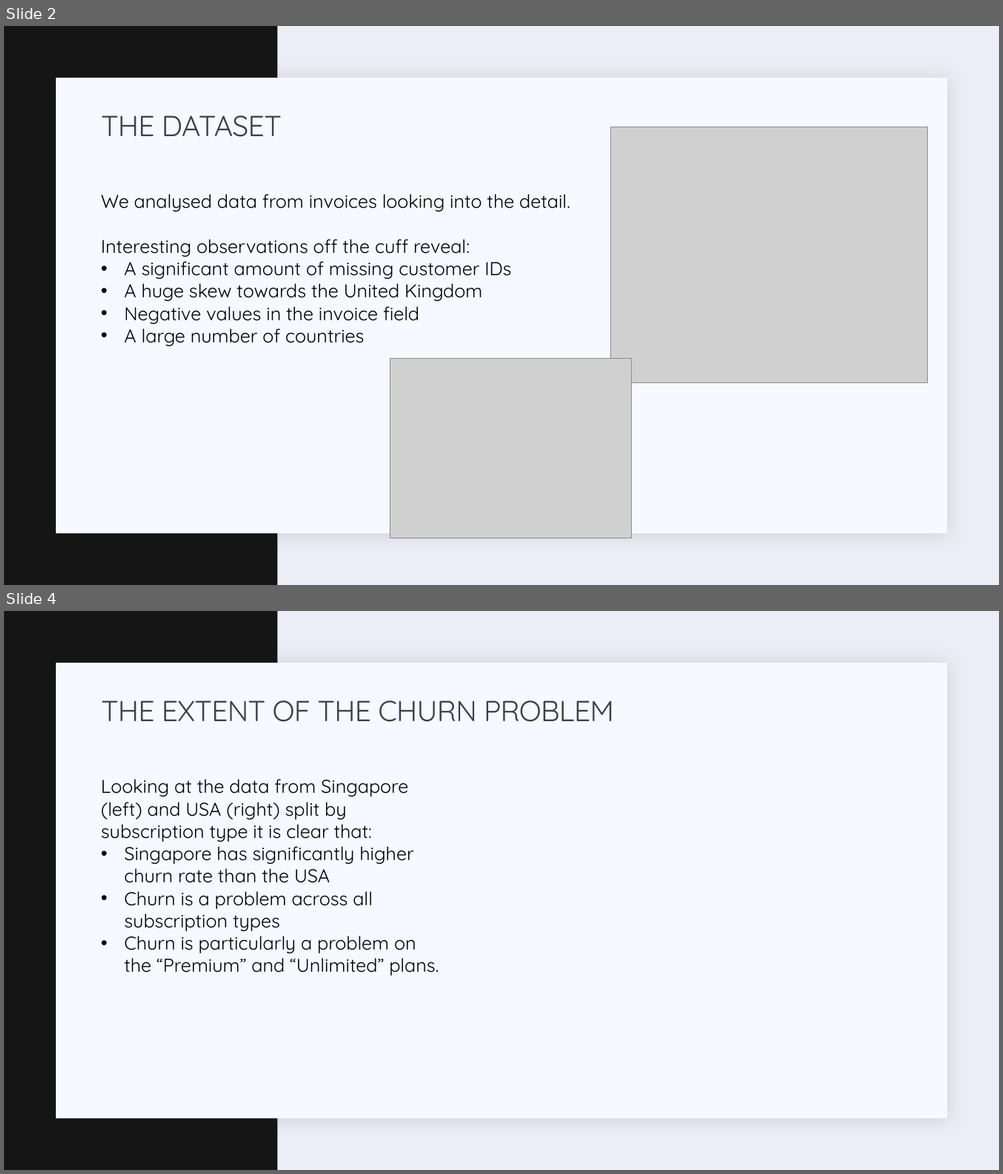
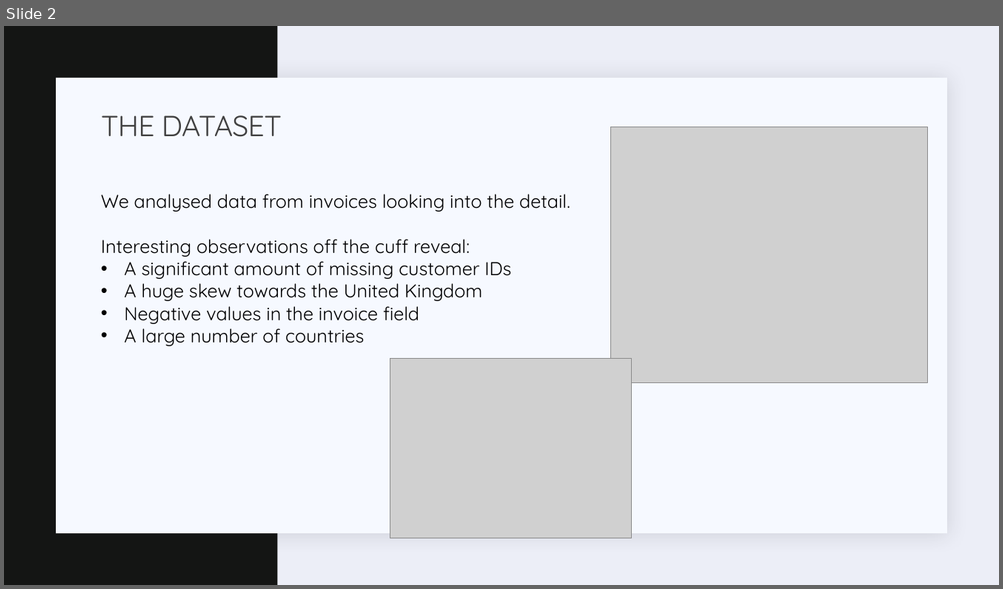
Before and after one commit to matthewpa/AVAAIL-Capstone-MP, a slide deck: Reports/AAVAIL_EDA_Report.pptx. Shown one above the other, each under a label of ours: slides 2 and 4 before the commit, slide 2 after it; the slides between them are not shown. The pictures are 1003x1174 and 1003x589 pixels, drawn with LibreOffice and Linux fonts; fonts in the diff are those of the drawing; grey boxes stand for pictures. Boxes give left, top, right and bottom in pixels: in the first picture for what was removed or moved away, otherwise in the second. Text is boxed around its words. In the diff, an @@ line names an element or a change of style, - is before the commit and + after.

```diff
--- a/Reports/AAVAIL_EDA_Report.pptx
+++ b/Reports/AAVAIL_EDA_Report.pptx
@@ slide 4 removed at [4, 611, 999, 1170], background #ECEEF7; not listed: 2 template elements that a slide beside it also shows @@
@@ title removed at [101, 701, 614, 722] @@
-THE EXTENT OF THE CHURN PROBLEM
@@ text removed at [101, 779, 438, 976] @@
-Looking at the data from Singapore (left) and USA (right) split by subscription type it is clear that:
-• Singapore has significantly higher churn rate than the USA
-• Churn is a problem across all subscription types
-• Churn is particularly a problem on the “Premium” and “Unlimited” plans.
```
Also in this commit, not shown: 2 slides changed, 1 slide added, 1 other slide removed, 23 other files.
